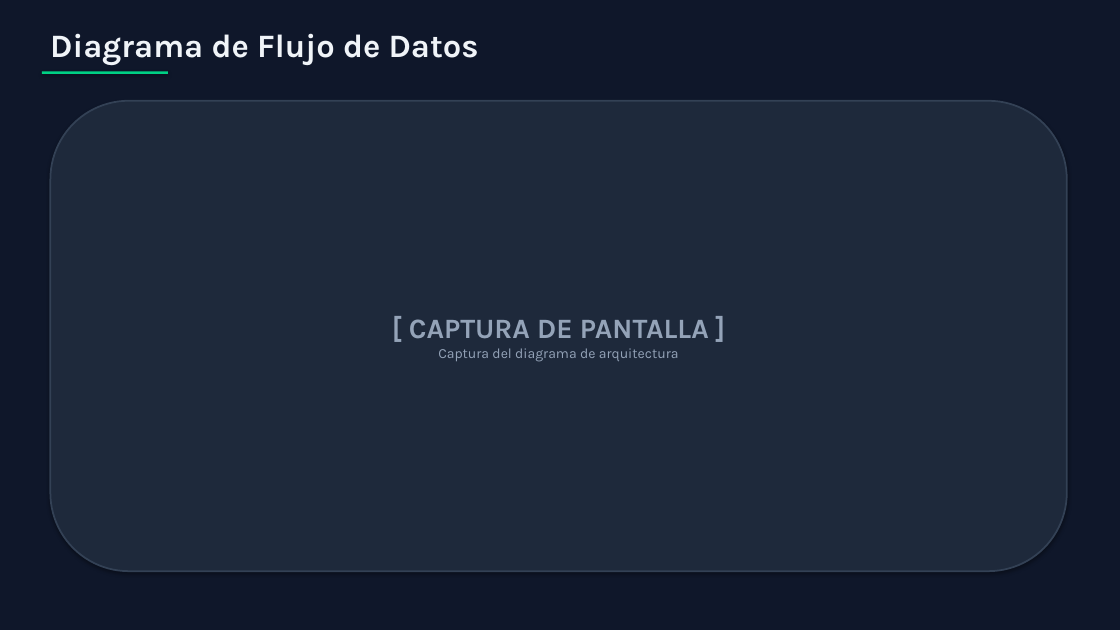
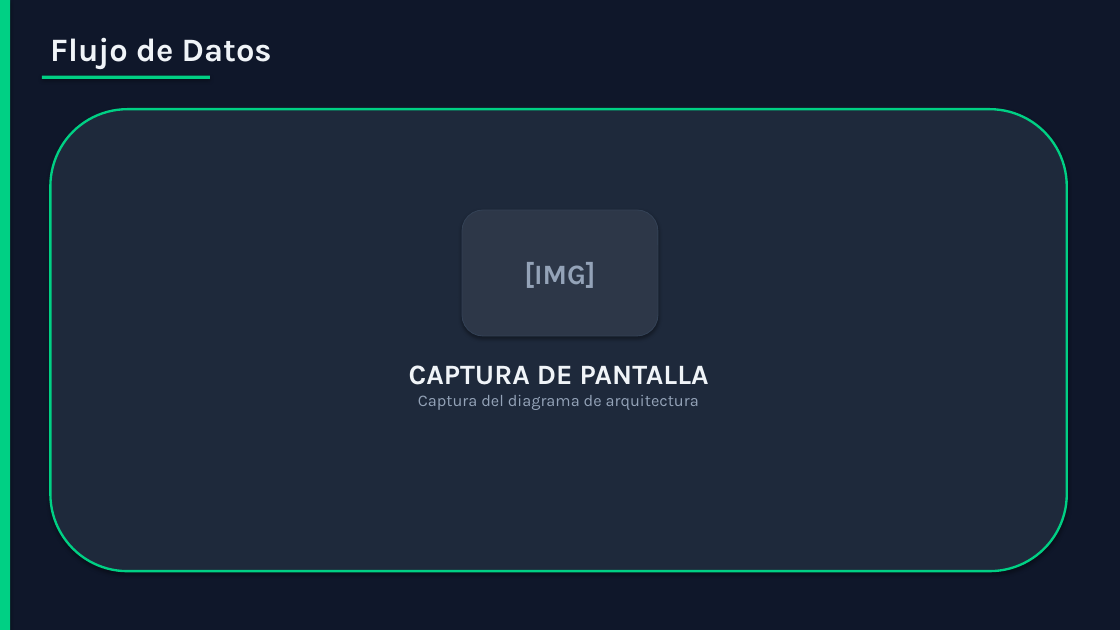
Before and after one commit to carloscus/g360-stock-reporter, a slide deck: slide 3 of StockPulse_Manual_Tecnico.pptx (slide 5 before the commit). Drawn at 1120x630 pixels with LibreOffice and Linux fonts; fonts in the diff are those of the drawing. Boxes give left, top, right and bottom in pixels: in the first picture for what was removed or moved away, otherwise in the second. Text is boxed around its words. In the diff, an @@ line names an element or a change of style, - is before the commit and + after.

Commit message:
docs: improve PPTX design with transparencies and CIPSA color palette

```diff
--- a/StockPulse_Manual_Tecnico.pptx
+++ b/StockPulse_Manual_Tecnico.pptx
@@ rectangle added at bbox=[0, 0, 10, 630], fill #00D084 @@
@@ text at bbox=[50, 37, 272, 69]: text changed @@
-Diagrama de Flujo de Datos
+Flujo de Datos
@@ rectangle: place and size @@
-rectangle at bbox=[42, 71, 168, 74]
+rectangle at bbox=[42, 76, 210, 79]
@@ rounded rectangle added at bbox=[50, 109, 1067, 571], fill #1E293B, outline #00D084 2 pt @@
@@ rounded rectangle added at bbox=[462, 210, 658, 336], fill #2D3748, outline #334155 0.75 pt, 24 pt, text #94A3B8, bold @@
+[IMG]
@@ text "CAPTURA DE PANTALLA": place and size @@
-text "CAPTURA DE PANTALLA" at bbox=[50, 101, 1067, 571]
+text "CAPTURA DE PANTALLA" at bbox=[409, 365, 709, 410]
@@ text "CAPTURA DE PANTALLA" at bbox=[409, 365, 709, 410]: vertical alignment middle to top; fill #1E293B to none; outline #334155 1.5 pt to none; shadow off @@
@@ text at bbox=[409, 365, 709, 385]: text changed; text colour #94A3B8 to #F0F4F8 @@
-[ CAPTURA DE PANTALLA ]
+CAPTURA DE PANTALLA
@@ text at bbox=[418, 395, 699, 410]: size 12 to 14 pt in "Captura del diagrama de arquitectura" @@
```
Also in this commit, not shown: 6 other slides changed, 3 slides added, 19 slides removed, 1 other file.
